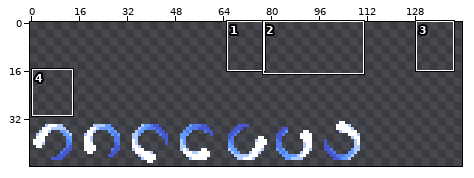
A pixel-art file gets an edit: Content/spinner.aseprite. The picture above shows the old version from afar; the outline marks the close-up.
Close-up. Earlier state:
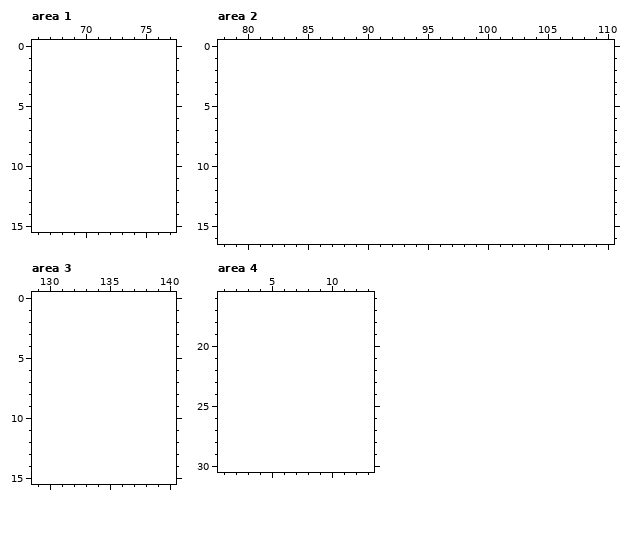
112x16 pixels, 1 frame. Shown: area 1: x 66..77, y 0..15; area 2: x 78..110, y 0..16; area 3: x 129..140, y 0..15; area 4: x 1..13, y 16..30. The old version is drawn lined up with the new one, on the new canvas. The commit also changed other parts of the picture, which this record leaves out.
New version:
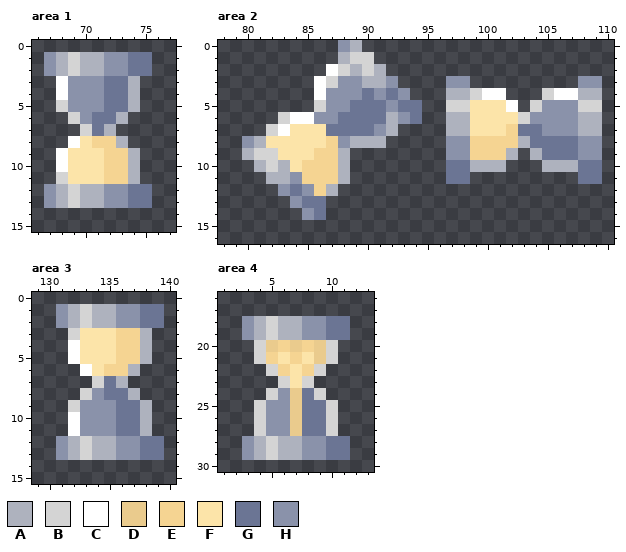
Palette (. is transparent): A #aeb2be  B #d4d4d4  C #ffffff  D #eacb8d  E #f5d492  F #fce4a9  G #6b7594  H #8a92aa
From old to new:
canvas 112x16 -> 144x48, the old top-left corner now at 0,32
Changed rows in their new state; - is an unchanged pixel.
Area 1:
first column x 67:
 1 HABAAHHGG
 2 HABAAHHGG
 3 -CHHHGGA-
 4 -CHHHGGA-
 5 -BHHHGGA-
 6 --BHGGA--
 7 ---BGA---
 8 --CFEEA--
 9 -CFFFEEA-
10 -CFFFEEA-
11 -BFFFEEA-
12 HABAAHHGG
13 HABAAHHGG
Area 2:
first column x 80:
 0 --------HA--------------------
 1 --------ABB-------------------
 2 -------CBABA------------------
 3 ------CBHHAAH----HH---------HH
 4 ------CHHHGHGH---AABCC---BCCAA
 5 ------BHHGGGHGG--BBFFFC-BHHHBB
 6 ---BCCHHGGGGAHG--AAFFFFBHHHHAA
 7 --BCFFFGGGGHA----AAFFFEGGHHHAA
 8 HAFFFFFEHAAA-----HHEEEEAGGGGHH
 9 ABBFFFEEA--------HHEEEA-AGGGHH
10 -ABAFEEEA--------GGAAA---AAAGG
11 --AAHEEEA--------GG---------GG
12 ---HGHEA----------------------
13 ----HGG-----------------------
14 -----HG-----------------------
Area 3:
first column x 131:
 1 HABAAHHGG
 2 HABAAHHGG
 3 -BFFFEEA-
 4 -CFFFEEA-
 5 -CFFFEEA-
 6 --CFEEA--
 7 ---BGA---
 8 --BHGGA--
 9 -BHHHGGA-
10 -CHHHGGA-
11 -CHHHGGA-
12 HABAAHHGG
13 HABAAHHGG
Area 4:
first column x 3:
18 HABAAHHGG
19 HABAAHHGG
20 -BDEDEDB-
21 -BEFEFDB-
22 --BEFEB--
23 ---BFB---
24 --BHDGB--
25 -BHHDGGB-
26 -BHHDGGB-
27 -BHHDGGB-
28 HABAAHHGG
29 HABAAHHGG
Pixel boxes of the changes (left, top, right, bottom) in both close-ups:
added: (44, 52, 152, 208)
added: (242, 40, 602, 220)
added: (56, 304, 164, 460)
added: (242, 316, 350, 460)
